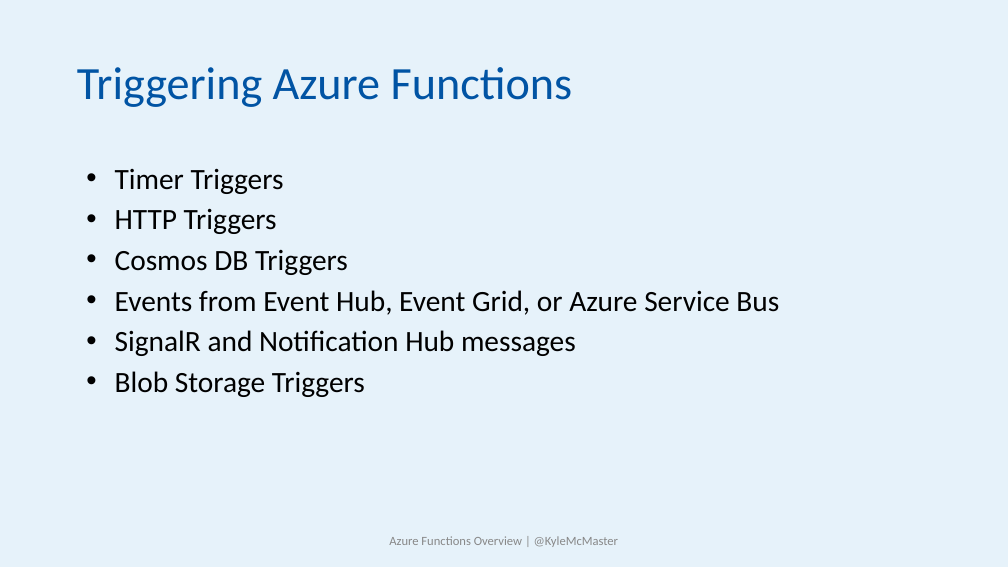
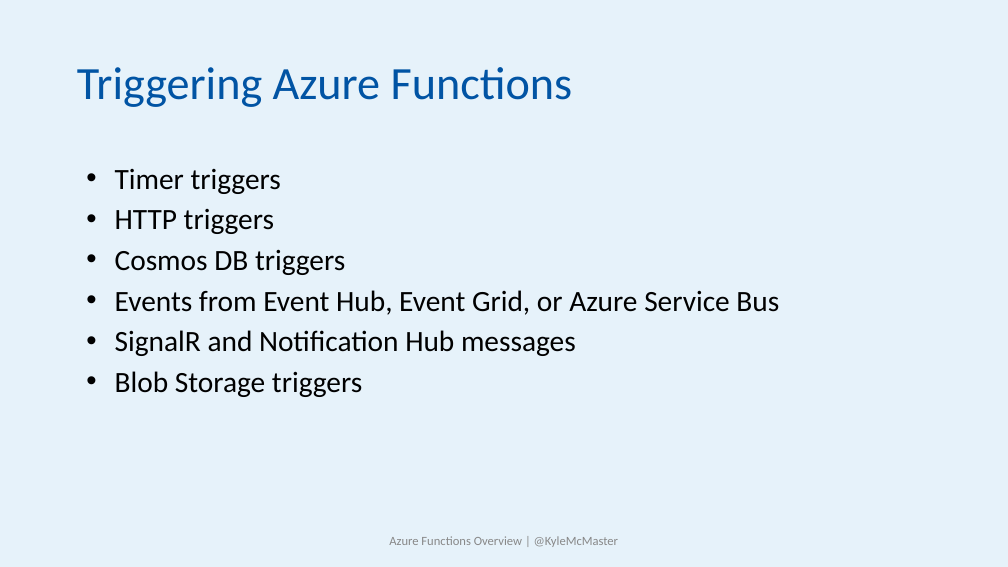
Before and after one commit to KyleMcMaster/AzureFunctionsLunchNLearn, a slide deck: slide 3 of slides/Azure Functions Overview.pptx. Drawn at 1008x567 pixels with LibreOffice and Linux fonts; fonts in the diff are those of the drawing; background and template pictures are left out. Boxes give left, top, right and bottom in pixels: in the first picture for what was removed or moved away, otherwise in the second. Text is boxed around its words. In the diff, an @@ line names an element or a change of style, - is before the commit and + after.

```diff
--- a/slides/Azure Functions Overview.pptx
+++ b/slides/Azure Functions Overview.pptx
@@ text at [115,169,345,275]: text changed @@
-• Timer Triggers
-• HTTP Triggers
-• Cosmos DB Triggers
+• Timer triggers
+• HTTP triggers
+• Cosmos DB triggers
@@ text at [115,371,362,397]: text changed @@
-• Blob Storage Triggers
+• Blob Storage triggers
```
Also in this commit, not shown: 6 other slides changed, 1 other file.
